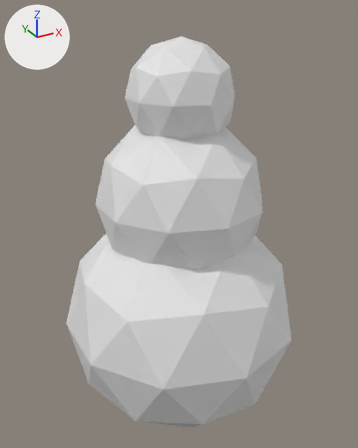
The Blender file Assets/Bots/Meshes/base-tall.blend as it was, and as the next commit left it.
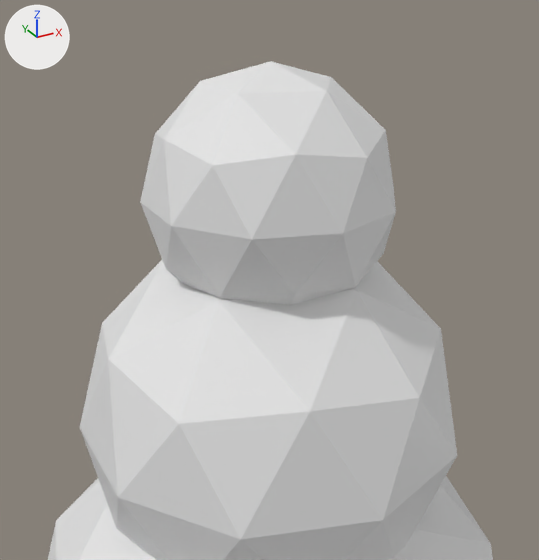
Old and new are each drawn whole from a 50 mm camera at (-2.67, -4.81, 2.08) aimed at (0.02, 0.08, -0.37) and again close up from a 50 mm camera at (-1.65, -2.98, 2.24) aimed at (-0.1, -0.16, 0.83). Lighting does not change. The marker at upper left points along +X, +Y and +Z.

Names of what the first close-up shows: 'Base', 'Base.001', 'Head'.
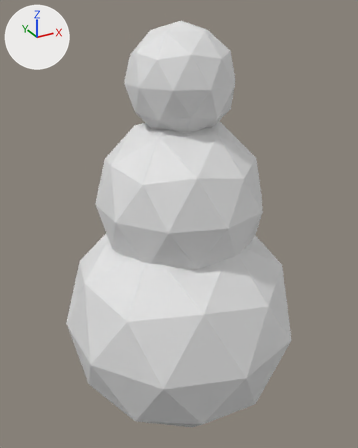
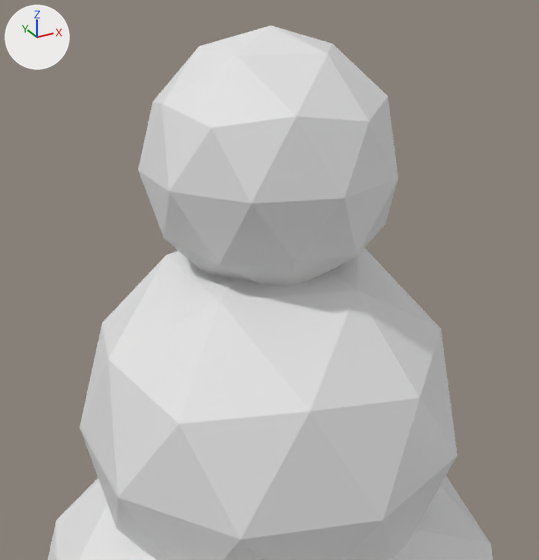
The change in detail:
Object 'Head' (ob_head) moves from (0.0, 0.0, 1.185) to (0.0, 0.0, 1.335).

What differs and where, as boxes (x1, y1, x2, y2) in the close-ups (539 x 560 px):
'Head', moved: before (140, 61, 396, 305); after (138, 26, 398, 287)
